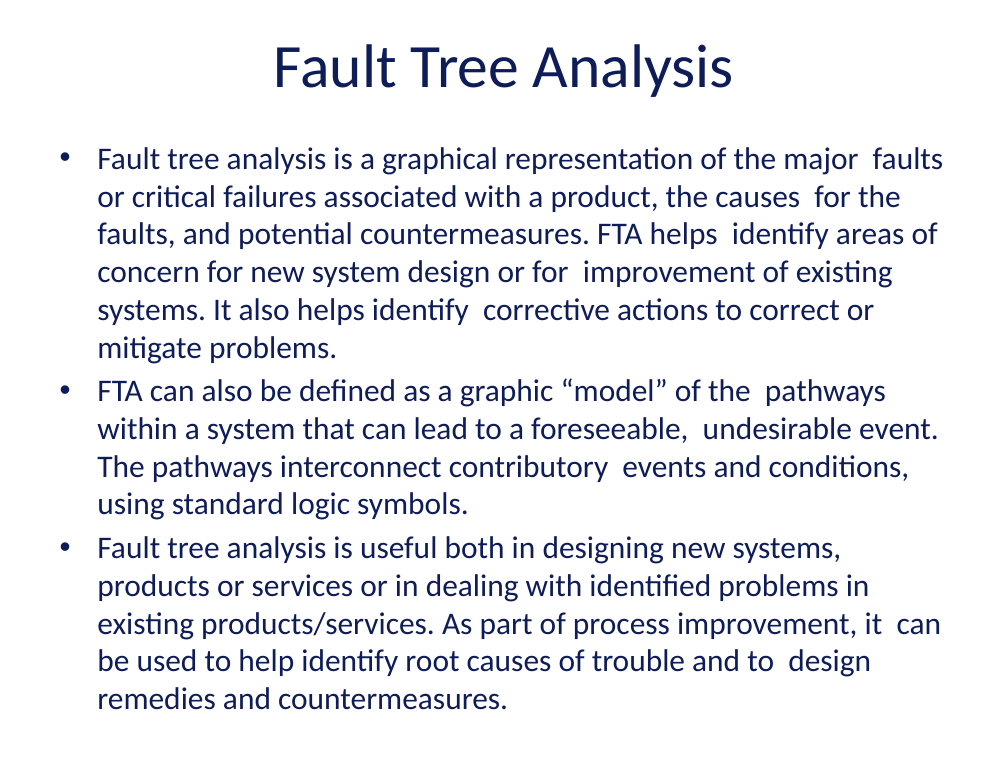
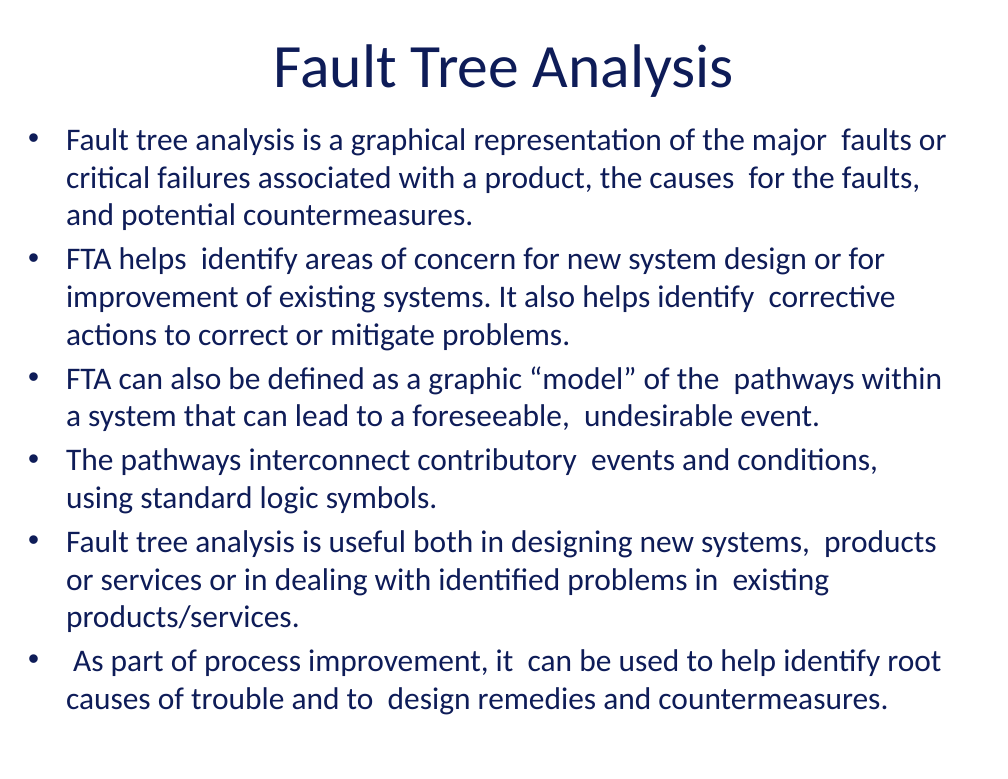
Before and after one commit to vu-resilient-distributed-systems/lectures-fall-2019, a slide deck: slide 42 of Module-3-reliability/02_3_ReliabilityBlockDiagramsAndFaultTree.pptx (slide 29 before the commit). Drawn at 1008x779 pixels with LibreOffice and Linux fonts; fonts in the diff are those of the drawing; background and template pictures are left out. Boxes give left, top, right and bottom in pixels: in the first picture for what was removed or moved away, otherwise in the second. Text is boxed around its words. In the diff, an @@ line names an element or a change of style, - is before the commit and + after.

Commit message:
update

```diff
--- a/Module-3-reliability/02_3_ReliabilityBlockDiagramsAndFaultTree.pptx
+++ b/Module-3-reliability/02_3_ReliabilityBlockDiagramsAndFaultTree.pptx
@@ text at [66,128,946,676]: text changed @@
-• Fault tree analysis is a graphical representation of the major faults or critical failures associated with a product, the causes for the faults, and potential countermeasures. FTA helps identify areas of concern for new system design or for improvement of existing systems. It also helps identify corrective actions to correct or mitigate problems.
-• FTA can also be defined as a graphic “model” of the pathways within a system that can lead to a foreseeable, undesirable event. The pathways interconnect contributory events and conditions, using standard logic symbols.
-• Fault tree analysis is useful both in designing new systems, products or services or in dealing with identified problems in existing products/services. As part of process improvement, it can be used to help identify root causes of trouble and to design remedies and countermeasures.
+• Fault tree analysis is a graphical representation of the major faults or critical failures associated with a product, the causes for the faults, and potential countermeasures.
+• FTA helps identify areas of concern for new system design or for improvement of existing systems. It also helps identify corrective actions to correct or mitigate problems.
+• FTA can also be defined as a graphic “model” of the pathways within a system that can lead to a foreseeable, undesirable event.
+• The pathways interconnect contributory events and conditions, using standard logic symbols.
+• Fault tree analysis is useful both in designing new systems, products or services or in dealing with identified problems in existing products/services.
+• As part of process improvement, it can be used to help identify root causes of trouble and to design remedies and countermeasures.
```
Also in this commit, not shown: 24 slides added, 9 slides removed.
